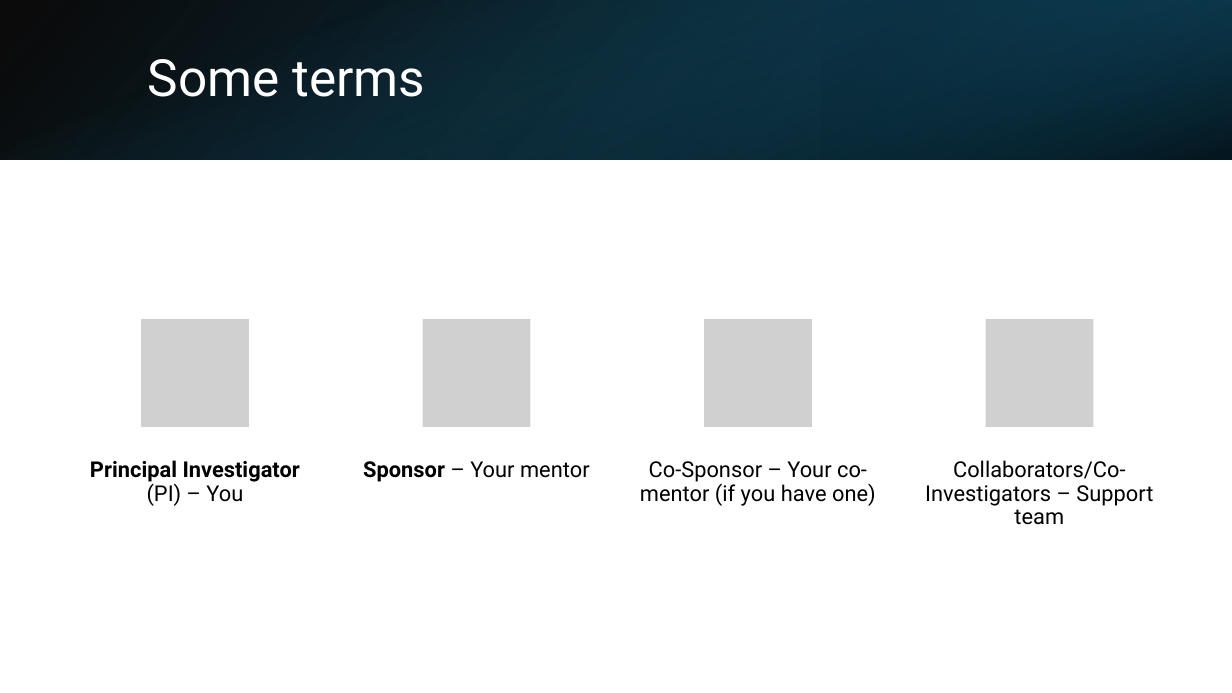
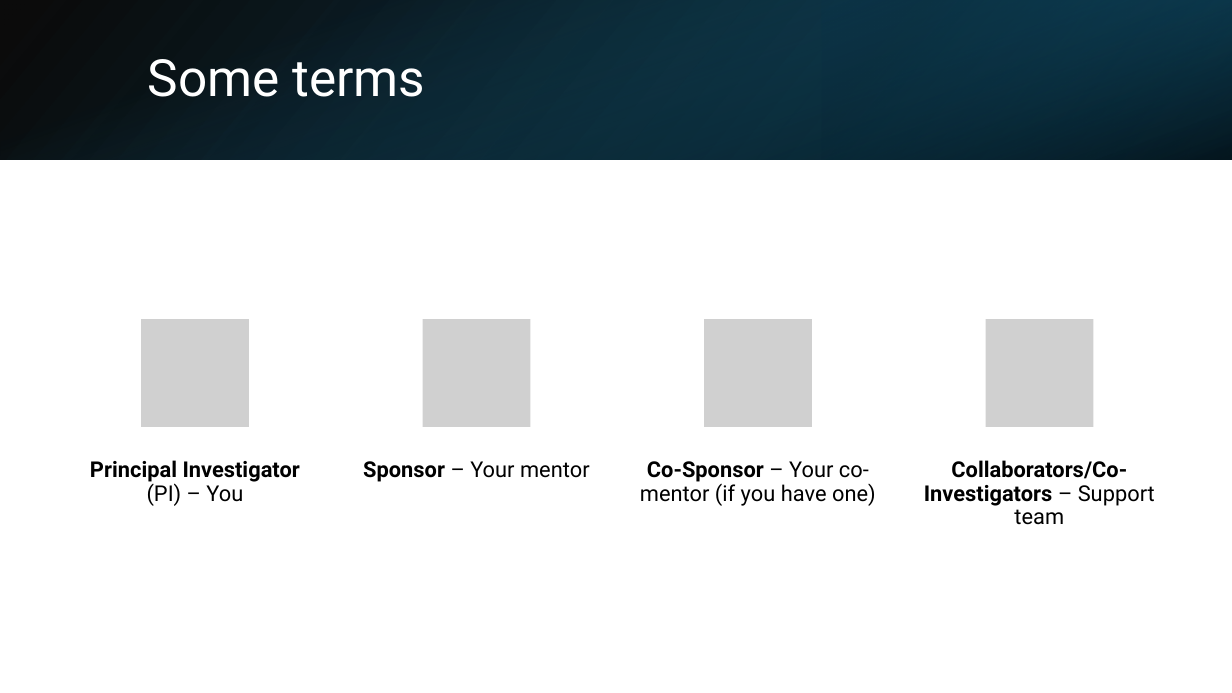
Before and after one commit to BridgesLab/FellowshipWorkshopDocuments, a slide deck: slide 6 of Documents/Slides/Orientation.pptx. Drawn at 1232x693 pixels with LibreOffice and Linux fonts; fonts in the diff are those of the drawing; grey boxes stand for pictures. Boxes give left, top, right and bottom in pixels: in the first picture for what was removed or moved away, otherwise in the second. Text is boxed around its words. In the diff, an @@ line names an element or a change of style, - is before the commit and + after.

```diff
--- a/Documents/Slides/Orientation.pptx
+++ b/Documents/Slides/Orientation.pptx
@@ text "Co-Sponsor – Your co-mentor (if ..." at (x1=640, y1=461, x2=876, y2=506): bold on in "Co-Sponsor" @@
@@ text "Collaborators/Co-Investigators – Support team" at (x1=924, y1=460, x2=1155, y2=525): bold on in "Collaborators/Co-Investigators" @@
```
Also in this commit, not shown: 7 other slides changed, 2 slides removed, 2 other files.
